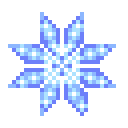
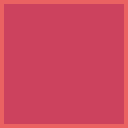
Before/after of a 128×128 layered artwork. What changed in the layer stack:
added layer "Present_Down" above "Present_Top" over [0, 0, 128, 128]
hid "snowFlake_texture" over [8, 12, 116, 116]
